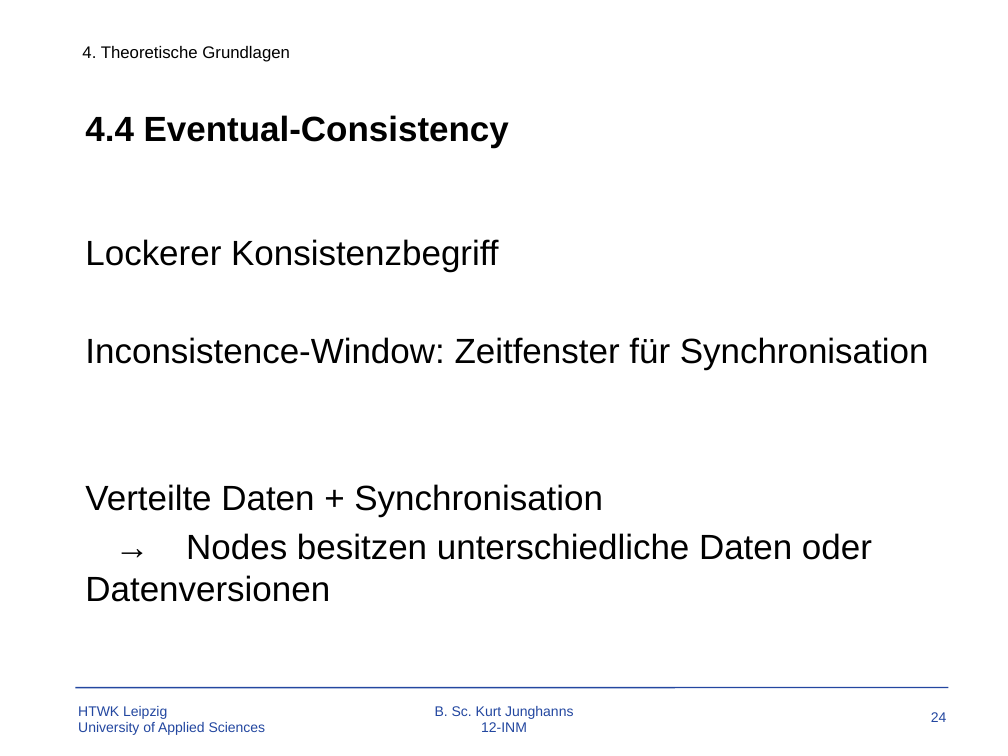
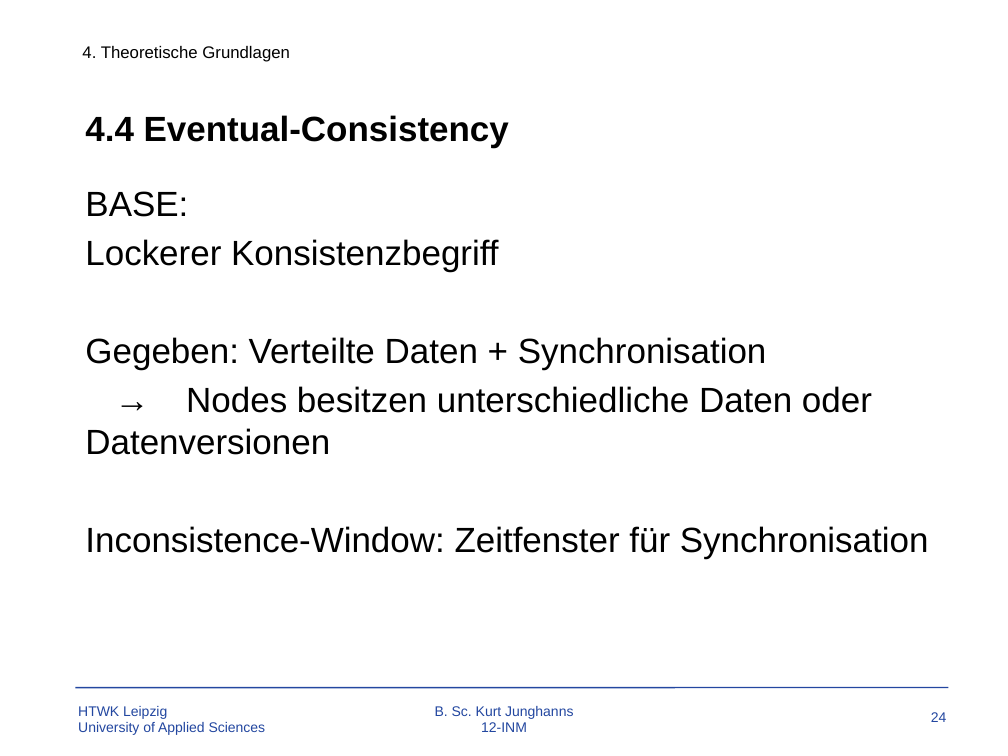
Before and after one commit to TBoonX/OS-Datenbanken, a slide deck: slide 24 of Praesentation.pptx. Drawn at 1008x756 pixels with LibreOffice and Linux fonts; fonts in the diff are those of the drawing; background and template pictures are left out. Boxes give left, top, right and bottom in pixels: in the first picture for what was removed or moved away, otherwise in the second. Text is boxed around its words. In the diff, an @@ line names an element or a change of style, - is before the commit and + after.

```diff
--- a/Praesentation.pptx
+++ b/Praesentation.pptx
@@ text at (85,191,188,217): paragraph added @@
+BASE:
@@ text at (85,337,872,455): paragraphs added @@
+Gegeben: Verteilte Daten + Synchronisation
+→ Nodes besitzen unterschiedliche Daten oder Datenversionen
@@ text at (85,484,872,602): paragraphs removed @@
-Verteilte Daten + Synchronisation
-→ Nodes besitzen unterschiedliche Daten oder Datenversionen
```
Also in this commit, not shown: 6 other slides changed, 1 slide added, 1 other file.
